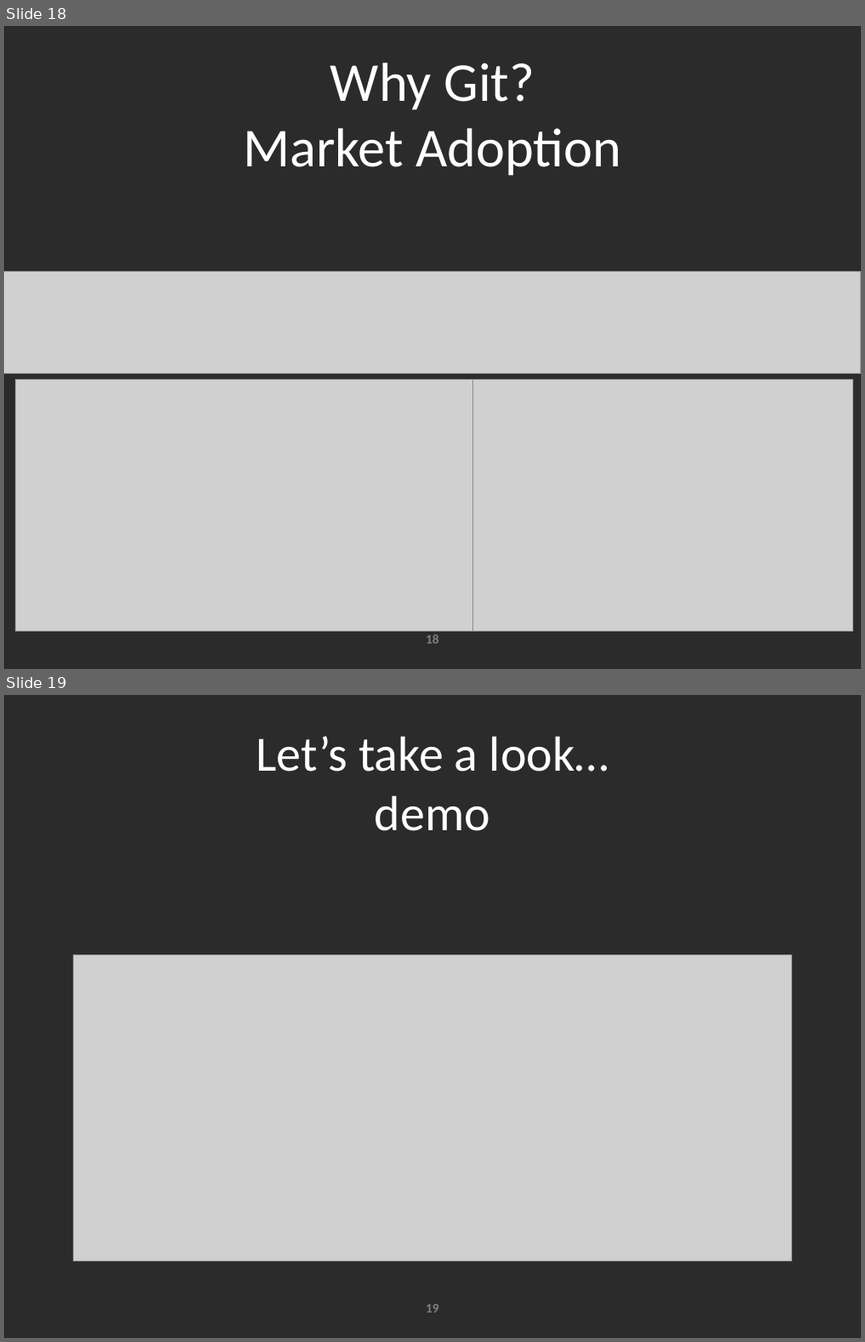
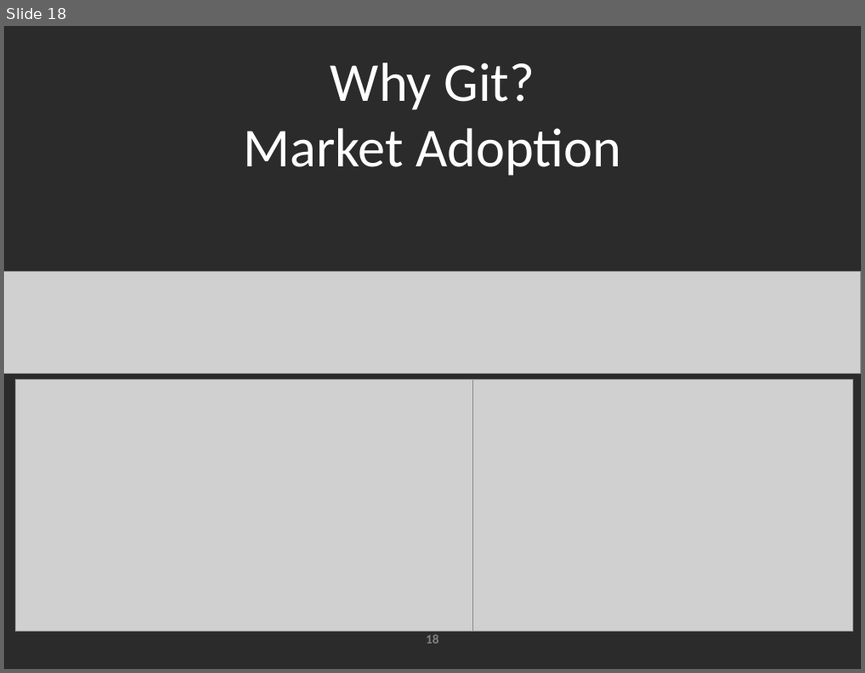
Before and after one commit to kevin-j-m/fedex-day, a slide deck: Fed Ex Days - Source Code Control presentation.pptx. Shown one above the other, each under a label of ours: slides 18 and 19 before the commit, slide 18 after it. The pictures are 865x1342 and 865x673 pixels, drawn with LibreOffice and Linux fonts; fonts in the diff are those of the drawing; grey boxes stand for pictures; background and template pictures are left out; a plain dark background stands for a picture behind light text. Boxes give left, top, right and bottom in pixels: in the first picture for what was removed or moved away, otherwise in the second. Text is boxed around its words. In the diff, an @@ line names an element or a change of style, - is before the commit and + after.

```diff
--- a/Fed Ex Days - Source Code Control presentation.pptx
+++ b/Fed Ex Days - Source Code Control presentation.pptx
@@ slide 19 removed at (4, 695, 861, 1338), background picture (left out) @@
@@ title removed at (256, 736, 609, 831) @@
-Let’s take a look…
-demo
@@ picture removed at (74, 954, 791, 1260) @@
@@ page number removed at (426, 1304, 439, 1312) @@
-19
```
Also in this commit, not shown: 2 slides changed.
